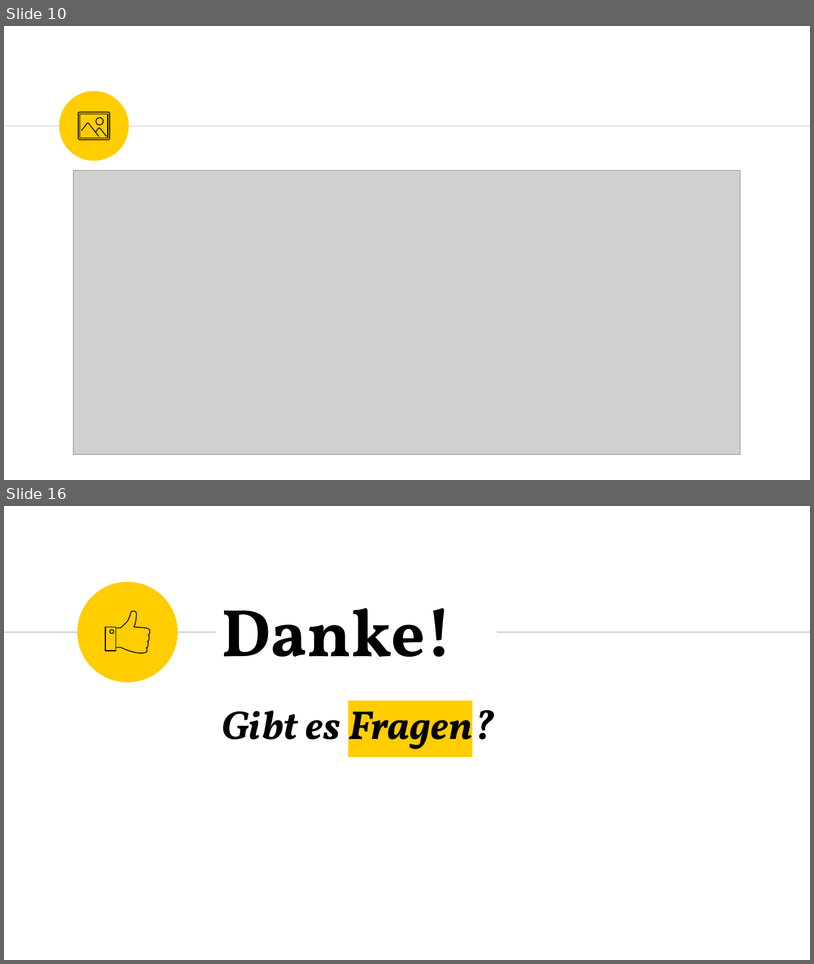
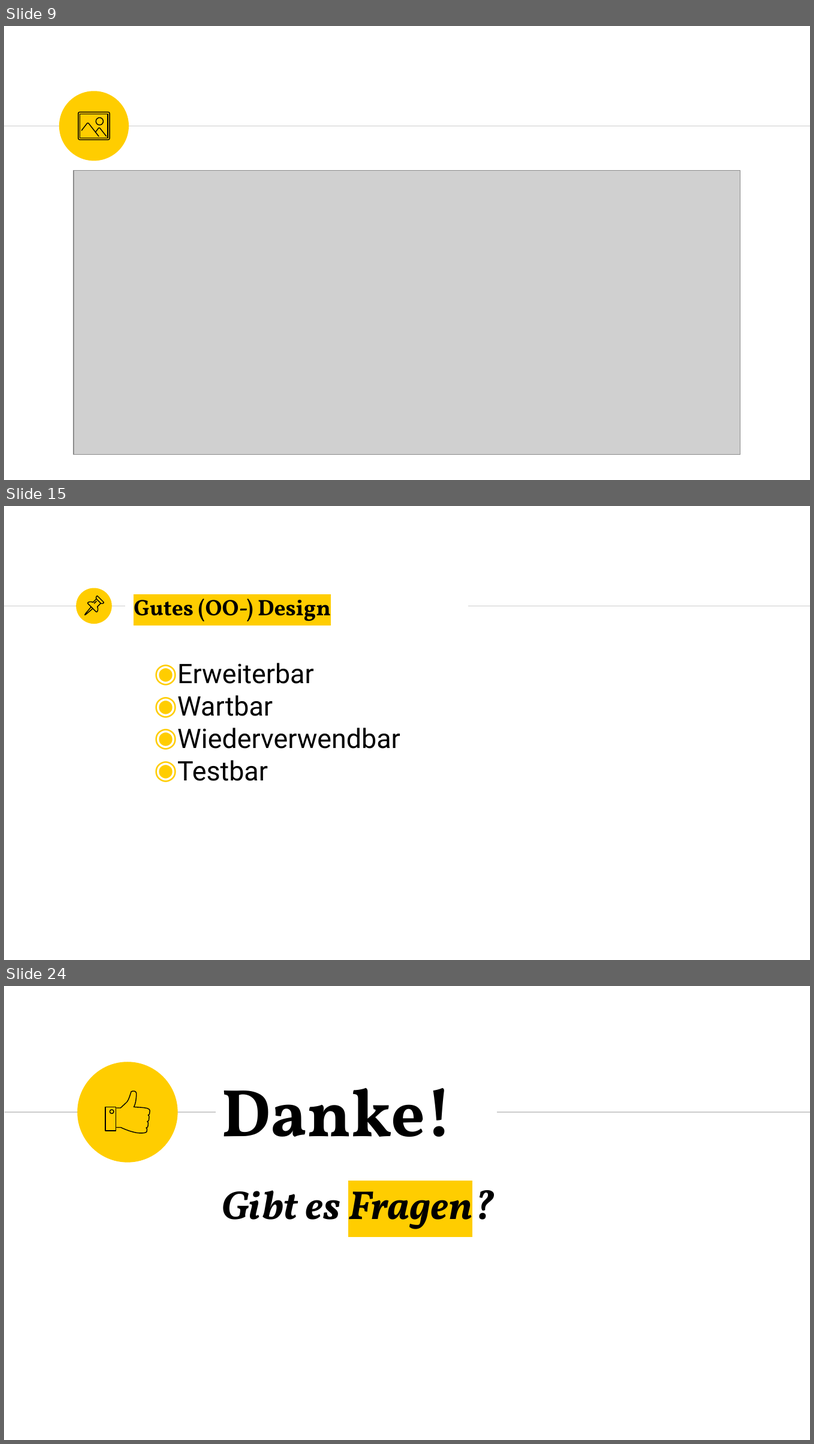
Before and after one commit to marcelherd/OOT-Projekt, a slide deck: Design/Milestone-Presentation.pptx. Shown one above the other, each under a label of ours: slides 10 and 16 before the commit, slides 9, 15 and 24 after it; the slides between them are not shown. The pictures are 814x964 and 814x1444 pixels, drawn with LibreOffice and Linux fonts; fonts in the diff are those of the drawing; grey boxes stand for pictures. Boxes give left, top, right and bottom in pixels: in the first picture for what was removed or moved away, otherwise in the second. Text is boxed around its words. In the diff, an @@ line names an element or a change of style, - is before the commit and + after.

Commit message:
Finished design milestone presentation

```diff
--- a/Design/Milestone-Presentation.pptx
+++ b/Design/Milestone-Presentation.pptx
@@ slide 15 added at [4, 506, 810, 960], background #FFFFFF @@
@@ ellipse added at [76, 588, 111, 624], fill #FFCD00 @@
@@ line added from (4, 606) to (125, 606), #CCCCCC 0.75 pt @@
@@ group added at [84, 597, 103, 615]: 4 freeform shapes @@
@@ title added at [134, 598, 331, 621], 20 pt, text #000000, bold @@
+Gutes (OO-) Design
@@ line added from (468, 606) to (810, 606), #CCCCCC 0.75 pt @@
@@ text added at [177, 663, 401, 781], 24 pt, text #000000 @@
+◉ Erweiterbar
+◉ Wartbar
+◉ Wiederverwendbar
+◉ Testbar
@@ what was slide 10 is now slide 9 @@
@@ what was slide 16 is now slide 24 @@
```
Also in this commit, not shown: 8 slides changed, 8 other slides added, 1 slide removed, 1 other file.
